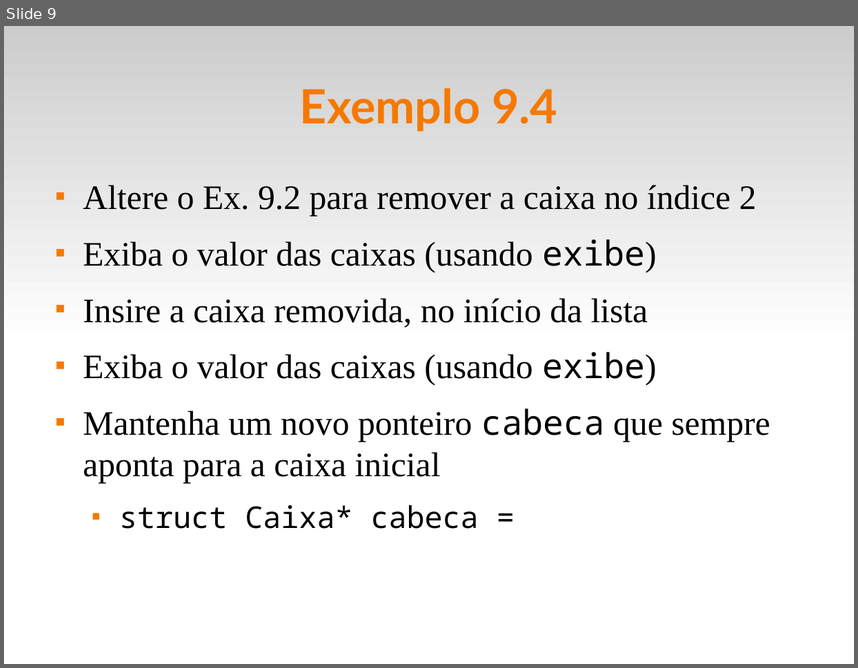
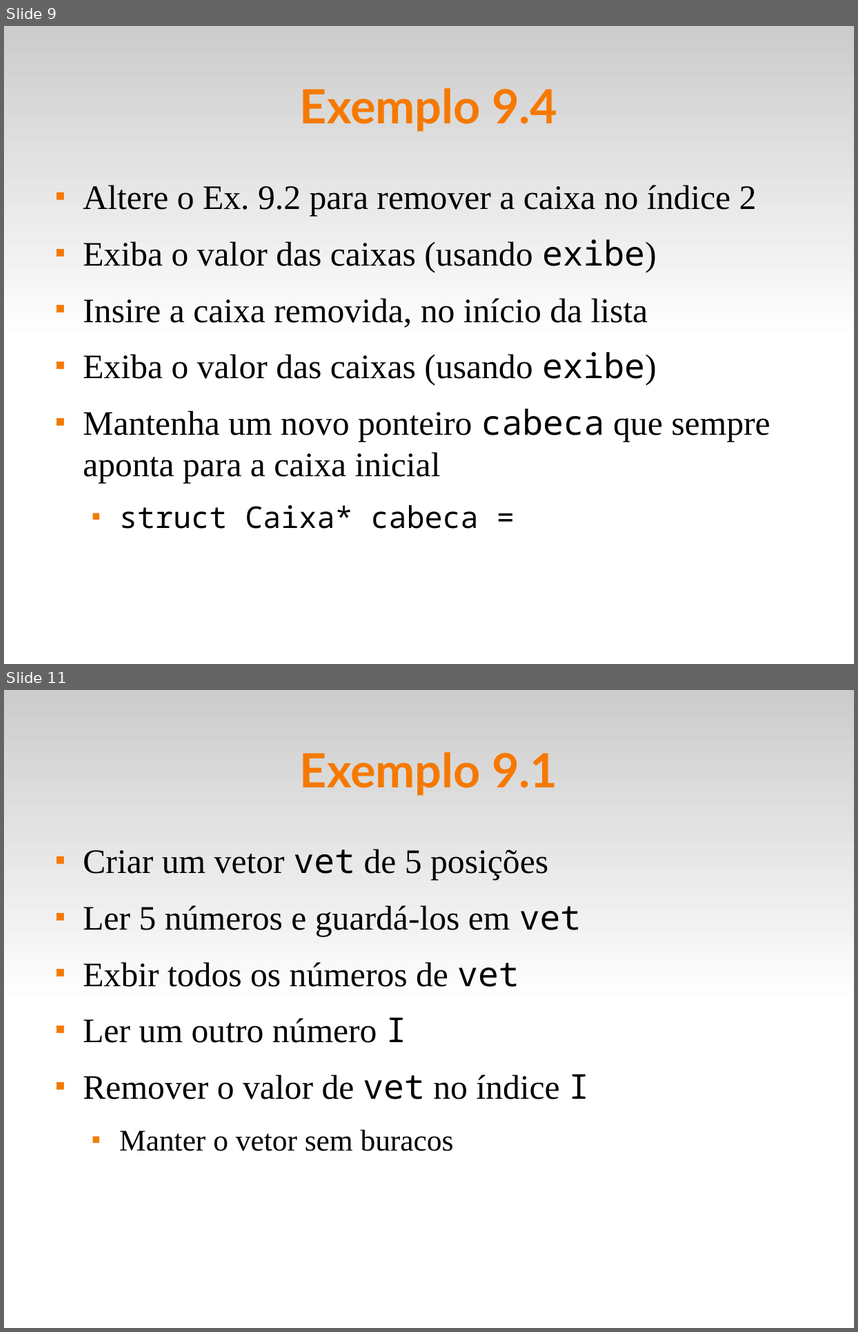
Before and after one commit to fsantanna-uerj/LP1, a slide deck: Slides/lp1-09-listas.odp. Shown one above the other, each under a label of ours: slide 9 before the commit, slides 9 and 11 after it; the slides between them are not shown. The pictures are 858x668 and 858x1332 pixels, drawn with LibreOffice and Linux fonts; fonts in the diff are those of the drawing. Boxes give left, top, right and bottom in pixels: in the first picture for what was removed or moved away, otherwise in the second. Text is boxed around its words. In the diff, an @@ line names an element or a change of style, - is before the commit and + after.

```diff
--- a/Slides/lp1-09-listas.odp
+++ b/Slides/lp1-09-listas.odp
@@ slide 11 added at [4, 690, 854, 1328], background #FFFFFF; not listed: 1 template element that a slide beside it also shows @@
@@ title added at [300, 752, 557, 796], 44 pt, text #F57900, bold @@
+Exemplo 9.1
@@ text added at [83, 849, 589, 1151], 32 pt, text #000000 @@
+■ Criar um vetor vet de 5 posições
+■ Ler 5 números e guardá-los em vet
+■ Exbir todos os números de vet
+■ Ler um outro número I
+■ Remover o valor de vet no índice I
+  ■ Manter o vetor sem buracos
```
Also in this commit, not shown: 7 other slides added, 5 other files.
